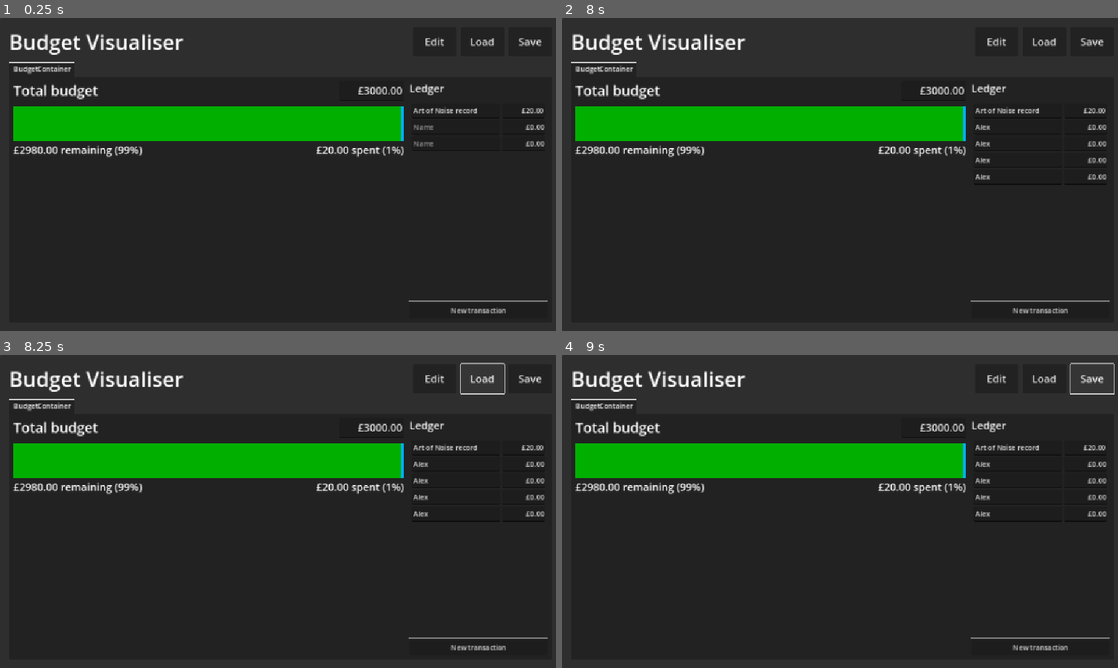
Above: before the commit, frames 1-4 (two rows, left to right).
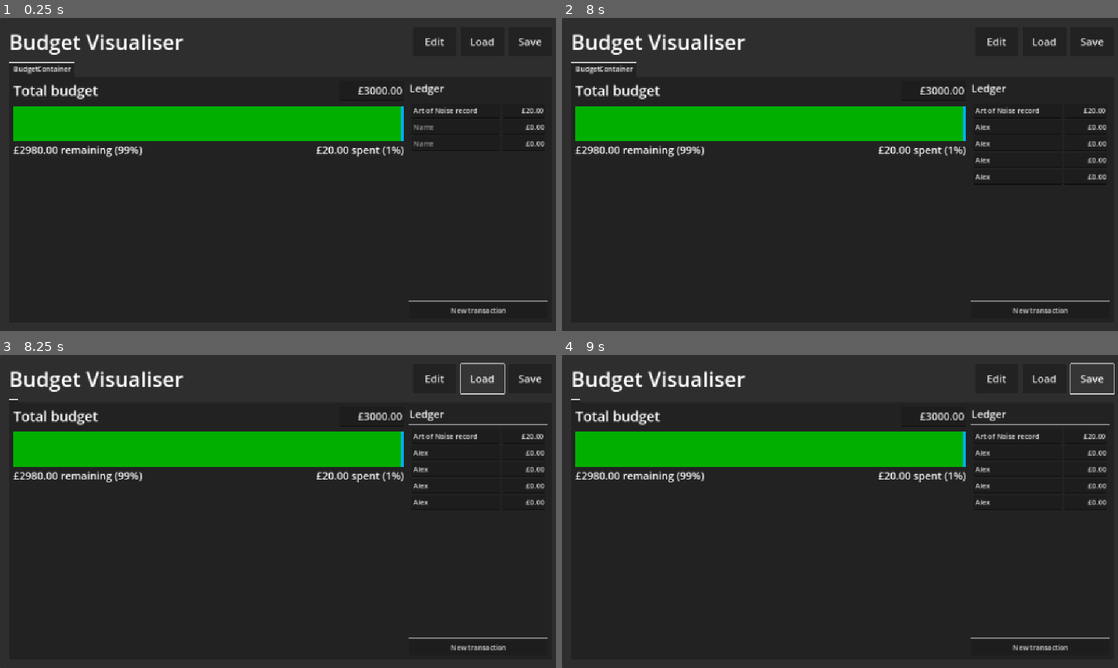
Above: after the commit, the same moments.

Repository: phrasmotica/budget-visualiser
Game: Godot game, scene res://app.tscn
Two runs of this game, one before a commit and one after it. Both use one fixed random seed, a clock stepped at 60 frames per second and the inputs below.
Inputs (mouse positions are in pixels of both pictures, inside the frame that each line leads up to):
- Up to frame 1 (0.25 s): no input
- Up to frame 2 (8 s): click (1017, 127) at 0.52 s; type "Alex" at 0.6 s; click (1017, 143) at 0.75 s; type "Alex" at 0.83 s; click "New transaction" at 1.25 s; click (1017, 158) at 2.02 s; type "Alex" at 2.1 s; click "New transaction" at 2.75 s; click (1017, 177) at 3.52 s; type "Alex" at 3.6 s; click "Edit" at 4.25 s; click "Edit" at 5 s; click "Edit" at 5.75 s; click "New transaction" at 6.5 s; click "Cancel" at 7.25 s
- Up to frame 3 (8.25 s): click "Load" at 8 s
- Up to frame 4 (9 s): click "Save" at 8.75 s

Frames 1-2 are identical in both runs. In frame 3, 8.3% of the frame differs, in the area x 2-99%, y 14-52%; in frame 4, 8.3%.

Commit message:
Load budget data from first file whose name starts with "budget-"

Diff:
--- a/scripts/saver_loader.gd
+++ b/scripts/saver_loader.gd
@@ -1,6 +1,5 @@
 extends Node
 
-const SAVE_FILE: String = "user://savedata.tres"
 const SAVE_FILE_FORMAT: String = "user://budget-%d.tres"
 
 signal loaded_data(data: SaveData)
@@ -14,13 +13,24 @@
     return true
 
 func load_data() -> SaveData:
-    if not FileAccess.file_exists(SAVE_FILE):
+    var files := DirAccess.get_files_at("user://")
+
+    var file_name := ""
+
+    # TODO: allow the user to choose which budget to load, rather than always
+    # loading the first one
+    for f in files:
+        if f.begins_with("budget-"):
+            file_name = f
+            break
+
+    if len(file_name) <= 0:
         print("No saved data to load!")
         return null
 
-    var data: SaveData = ResourceLoader.load(SAVE_FILE)
+    var data: SaveData = ResourceLoader.load("user://" + file_name)
 
-    print("Loaded saved budget data from " + SAVE_FILE)
+    print("Loaded " + data.name + " budget data from " + file_name)
 
     return data
 
--- a/scripts/ui.gd
+++ b/scripts/ui.gd
@@ -82,6 +82,7 @@
 	created_save_data.emit(_save_data)
 
 func _on_load_button_pressed() -> void:
+	# TODO: find out why this is not loading transactions into the ledger
 	requested_load.emit()
 
 func _on_save_button_pressed() -> void:
